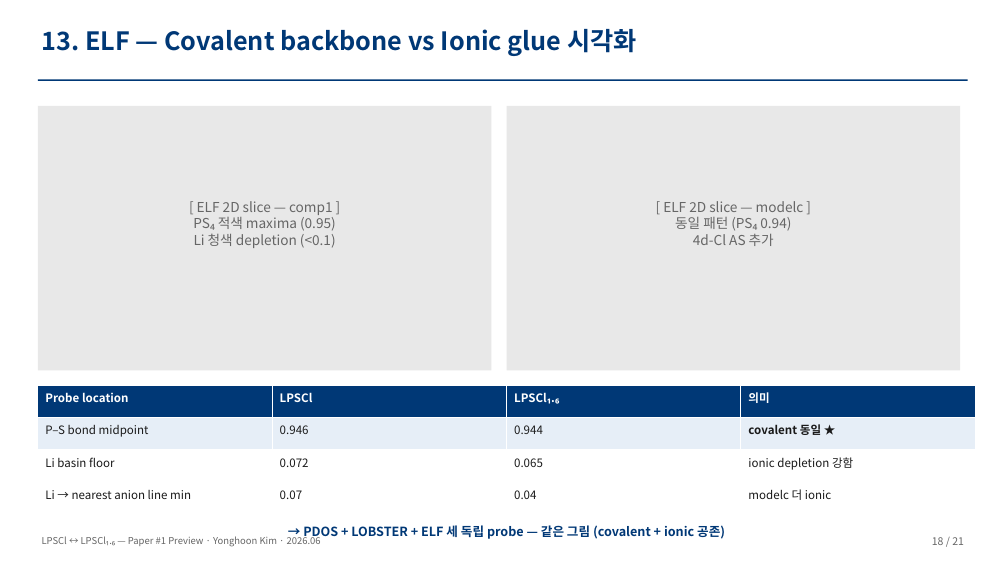
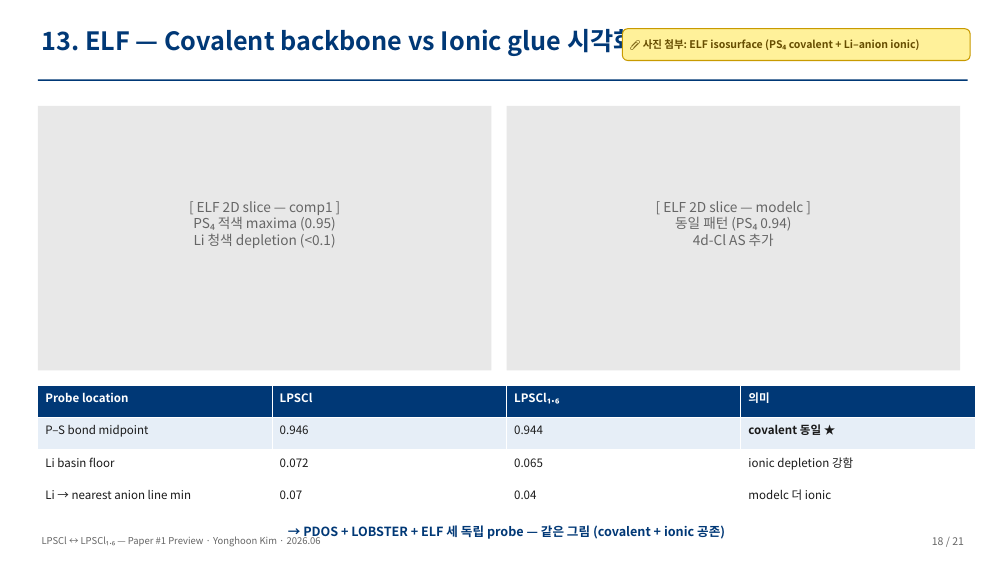
Before and after one commit to yonghoon7153-source/Yonghoon-DEM-DFT, a slide deck: slide 18 of kb/papers/lpscl_vs_lpscl16_seminar_v1.pptx. Drawn at 1008x567 pixels with LibreOffice and Linux fonts; fonts in the diff are those of the drawing. Boxes give left, top, right and bottom in pixels: in the first picture for what was removed or moved away, otherwise in the second. Text is boxed around its words. In the diff, an @@ line names an element or a change of style, - is before the commit and + after.

```diff
--- a/kb/papers/lpscl_vs_lpscl16_seminar_v1.pptx
+++ b/kb/papers/lpscl_vs_lpscl16_seminar_v1.pptx
@@ rounded rectangle added at (x1=622, y1=29, x2=970, y2=60), fill #FFF19A, outline #C89A00 1 pt, 10 pt, text #664D00, bold @@
+📎 사진 첨부: ELF isosurface (PS₄ covalent + Li–anion ionic)
```
Also in this commit, not shown: 21 other slides changed, 1 other file.
